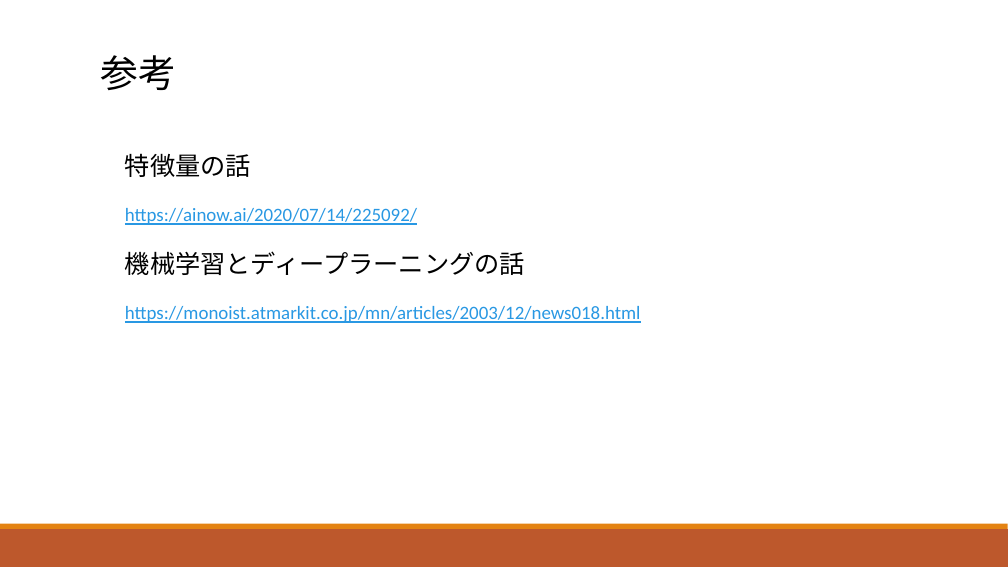
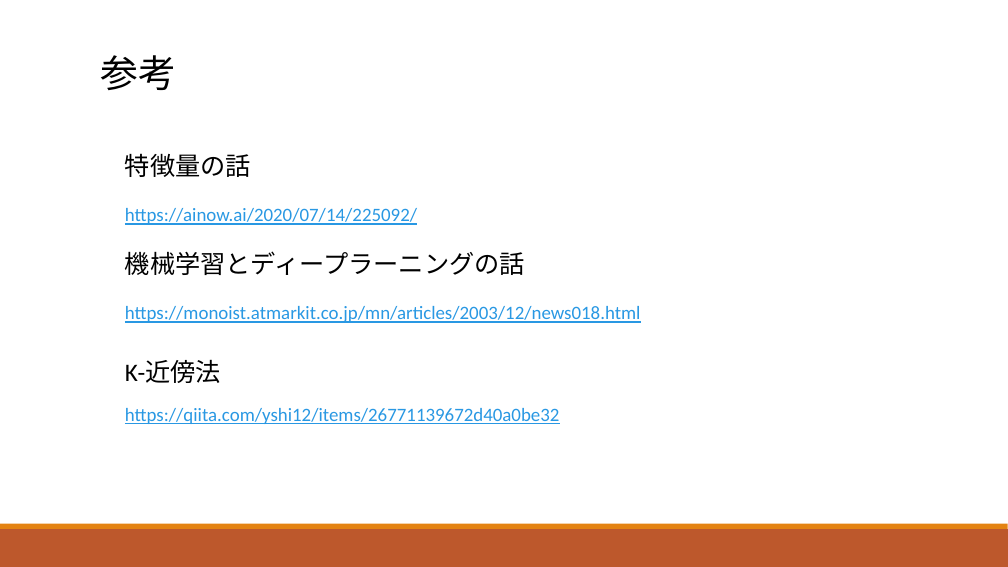
Before and after one commit to yamamotoshota0903/python_machine_learning, a slide deck: slide 5 of pythonではじめる機械学習1008.pptx. Drawn at 1008x567 pixels with LibreOffice and Linux fonts; fonts in the diff are those of the drawing. Boxes give left, top, right and bottom in pixels: in the first picture for what was removed or moved away, otherwise in the second. Text is boxed around its words. In the diff, an @@ line names an element or a change of style, - is before the commit and + after.

```diff
--- a/pythonではじめる機械学習1008.pptx
+++ b/pythonではじめる機械学習1008.pptx
@@ text added at box(125, 361, 221, 383), 24 pt, text #000000 @@
+K-近傍法
@@ text added at box(125, 408, 560, 424), 18 pt, text #2998E3, underline @@
+https://qiita.com/yshi12/items/26771139672d40a0be32
```
Also in this commit, not shown: 1 other slide changed, 1 other file.
